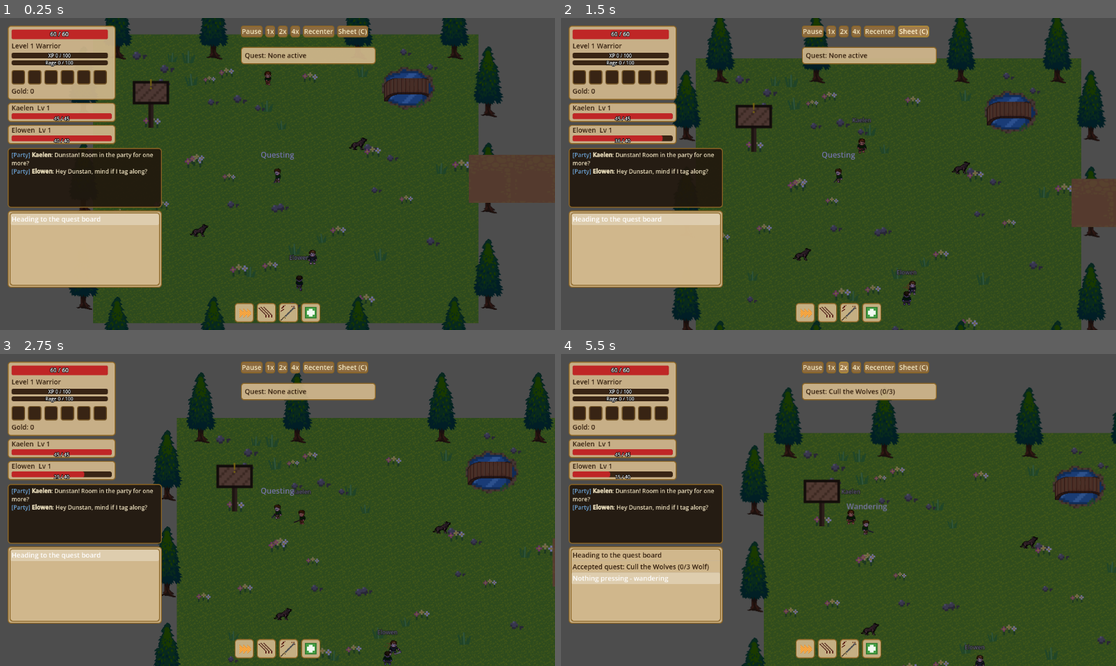
Above: before the commit, frames 1-4 (two rows, left to right).
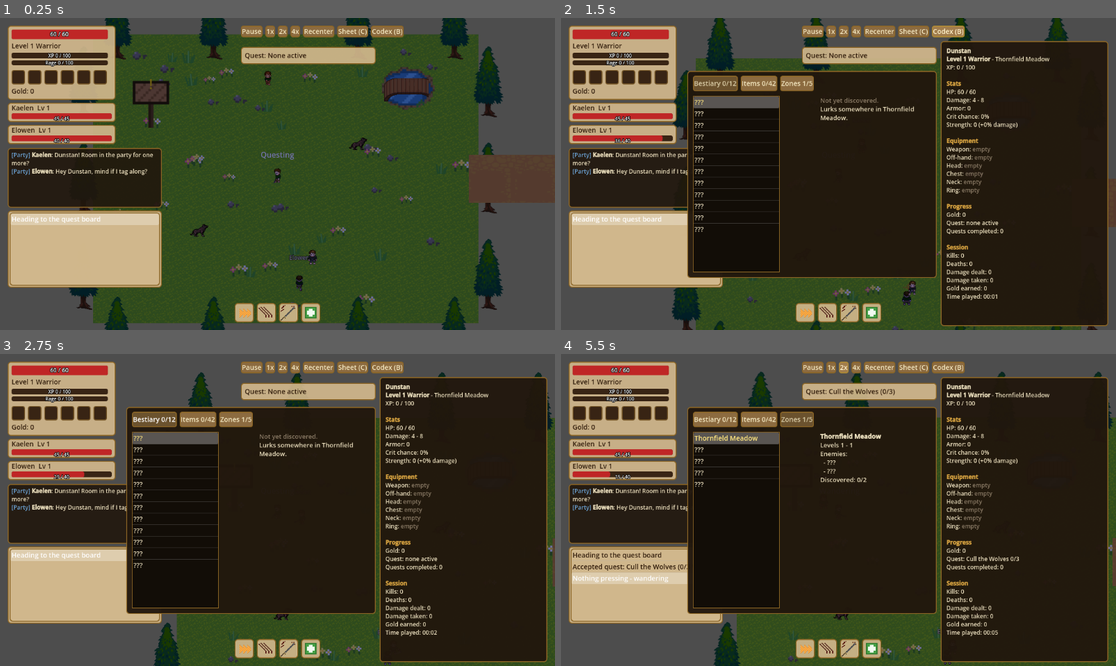
Above: after the commit, the same moments.

Repository: HexaLoid/ai-world-spectator
Game: Godot game, scene res://scenes/Main.tscn
Two runs of this game, one before a commit and one after it. Both use one fixed random seed, a clock stepped at 60 frames per second and the inputs below.
Inputs (mouse positions are in pixels of both pictures, inside the frame that each line leads up to):
- Up to frame 1 (0.25 s): no input
- Up to frame 2 (1.5 s): click "Sheet (C)" at 0.5 s; click "Sheet (C)" (after the commit: "Codex (B)") at 1.25 s
- Up to frame 3 (2.75 s): click (155, 419) at 2 s, where only the run after the commit has a clickable "Bestiary 0/12"
- Up to frame 4 (5.5 s): click (760, 419) at 2.75 s, where only the run after the commit has a clickable "Items 0/42"; click (799, 419) at 3.5 s, where only the run after the commit has a clickable "Zones 1/5"; click "1x" at 4.25 s; click "2x" at 5 s

The runs differ from the first frame. In frame 1, 0.2% of the frame differs, in the area x 66-73%, y 2-7%; in frame 2, 55%; in frame 3, 55%; in frame 4, 58%, in the area x 22-100%, y 2-100%.

Commit message:
Add the codex panel: bestiary, items and zones that fill in as discovered
Co-Authored-By: Claude Sonnet 5 <noreply@anthropic.com>

Diff:
--- a/scenes/ui/SpectatorUI.tscn
+++ b/scenes/ui/SpectatorUI.tscn
@@ -11,6 +11,7 @@
 [ext_resource type="Script" path="res://scripts/ui/chat_director.gd" id="10_chatdirector"]
 [ext_resource type="Script" path="res://scripts/ui/chat_panel.gd" id="11_chatpanel"]
 [ext_resource type="Script" path="res://scripts/ui/party_frames.gd" id="12_partyframes"]
+[ext_resource type="Script" path="res://scripts/ui/codex_panel.gd" id="13_codexpanel"]
 
 [sub_resource type="StyleBoxFlat" id="StyleBoxFlat_xpfill"]
 bg_color = Color(0.82, 0.65, 0.15, 1)
@@ -156,6 +157,9 @@
 
 [node name="SheetButton" type="Button" parent="SpeedControl"]
 text = "Sheet (C)"
+
+[node name="CodexButton" type="Button" parent="SpeedControl"]
+text = "Codex (B)"
 
 [node name="AbilityBar" type="HBoxContainer" parent="."]
 position = Vector2(487, 592)
@@ -251,3 +255,41 @@
 offset_top = 176.0
 offset_right = 240.0
 offset_bottom = 262.0
+
+[node name="CodexPanel" type="Panel" parent="."]
+visible = false
+theme = ExtResource("4_theme")
+script = ExtResource("13_codexpanel")
+offset_left = 262.0
+offset_top = 110.0
+offset_right = 780.0
+offset_bottom = 540.0
+
+[node name="Tabs" type="HBoxContainer" parent="CodexPanel"]
+offset_left = 12.0
+offset_top = 10.0
+offset_right = 508.0
+offset_bottom = 42.0
+
+[node name="List" type="ItemList" parent="CodexPanel"]
+offset_left = 12.0
+offset_top = 52.0
+offset_right = 192.0
+offset_bottom = 418.0
+
+[node name="Portrait" type="TextureRect" parent="CodexPanel"]
+offset_left = 204.0
+offset_top = 52.0
+offset_right = 268.0
+offset_bottom = 116.0
+expand_mode = 1
+stretch_mode = 5
+
+[node name="Detail" type="RichTextLabel" parent="CodexPanel"]
+offset_left = 276.0
+offset_top = 52.0
+offset_right = 508.0
+offset_bottom = 418.0
+theme_override_font_sizes/normal_font_size = 13
+theme_override_font_sizes/bold_font_size = 13
+bbcode_enabled = true
--- /dev/null
+++ b/scripts/ui/codex_panel.gd
@@ -0,0 +1,152 @@
+extends Panel
+
+## Toggleable codex: press B or click the Codex (B) button. Three tabs
+## (Bestiary, Items, Zones); undiscovered entries show as ???. Entry text comes
+## from the pure CodexText/CodexData classes.
+
+const TABS := ["Bestiary", "Items", "Zones"]
+const BODY_COLOR := Color(0.93, 0.88, 0.75, 1.0)
+const PORTRAIT_SIZE := Vector2(64, 64)
+
+@onready var tab_bar: HBoxContainer = $Tabs
+@onready var entry_list: ItemList = $List
+@onready var portrait: TextureRect = $Portrait
+@onready var detail: RichTextLabel = $Detail
+@onready var codex_button: Button = get_node("../SpeedControl/CodexButton")
+
+var tab_buttons: Array[Button] = []
+var current_tab := 0
+var entry_ids: Array = []
+var selected_by_tab := [0, 0, 0]
+
+func _ready() -> void:
+	var style := StyleBoxFlat.new()
+	style.bg_color = Color(0.13, 0.09, 0.05, 0.96)
+	style.set_border_width_all(2)
+	style.border_color = Color(0.55, 0.4, 0.15, 1.0)
+	style.set_corner_radius_all(6)
+	add_theme_stylebox_override("panel", style)
+	detail.add_theme_color_override("default_color", BODY_COLOR)
+	entry_list.add_theme_color_override("font_color", BODY_COLOR)
+	var list_style := StyleBoxFlat.new()
+	list_style.bg_color = Color(0.07, 0.05, 0.03, 1.0)
+	list_style.set_border_width_all(1)
+	list_style.border_color = Color(0.55, 0.4, 0.15, 1.0)
+	entry_list.add_theme_stylebox_override("panel", list_style)
+	entry_list.add_theme_color_override("font_selected_color", Color(1, 0.9, 0.5, 1.0))
+	for i in TABS.size():
+		var button := Button.new()
+		button.toggle_mode = true
+		button.pressed.connect(_on_tab_pressed.bind(i))
+		tab_bar.add_child(button)
+		tab_buttons.append(button)
+	entry_list.item_selected.connect(_on_item_selected)
+	codex_button.pressed.connect(toggle)
+	GameState.codex_changed.connect(_on_codex_changed)
+	visibility_changed.connect(_on_visibility_changed)
+
+func toggle() -> void:
+	visible = not visible
+
+func _unhandled_input(event: InputEvent) -> void:
+	if event is InputEventKey and event.pressed and not event.echo and event.keycode == KEY_B:
+		toggle()
+		get_viewport().set_input_as_handled()
+
+func _on_visibility_changed() -> void:
+	if visible:
+		_refresh()
+
+func _on_tab_pressed(index: int) -> void:
+	current_tab = index
+	_refresh()
+
+func _on_codex_changed(_kind: String, _id: String) -> void:
+	if visible:
+		_refresh()
+
+func _on_item_selected(index: int) -> void:
+	selected_by_tab[current_tab] = index
+	_show_entry(index)
+
+func _refresh() -> void:
+	var codex := GameState.codex
+	var character = GameState.character
+	for i in tab_buttons.size():
+		tab_buttons[i].button_pressed = i == current_tab
+	tab_buttons[0].text = CodexText.tab_title(TABS[0], codex.enemies_met_count(), EnemyTable.ENEMIES.size())
+	tab_buttons[1].text = CodexText.tab_title(TABS[1], codex.items_found_count(), LootTable.ITEMS.size())
+	tab_buttons[2].text = CodexText.tab_title(TABS[2], codex.zones_visited_count(), ZoneTable.ZONES.size())
+	entry_list.clear()
+	match current_tab:
+		0: entry_ids = CodexData.enemy_order()
+		1: entry_ids = CodexData.item_order()
+		_: entry_ids = CodexData.zone_order()
+	for id in entry_ids:
+		entry_list.add_item(CodexText.list_label(_is_discovered(id, character), _entry_name(id)))
+	if entry_ids.is_empty():
+		portrait.texture = null
+		detail.text = ""
+		return
+	var index: int = clampi(selected_by_tab[current_tab], 0, entry_ids.size() - 1)
+	entry_list.select(index)
+	entry_list.ensure_current_is_visible()
+	_show_entry(index)
+
+func _is_discovered(id: String, character) -> bool:
+	var codex := GameState.codex
+	match current_tab:
+		0: return codex.enemy_met(id) or _kills_of(id, character) > 0
+		1: return codex.item_found(id)
+		_: return codex.zone_visited(id)
+
+func _entry_name(id: String) -> String:
+	match current_tab:
+		0: return EnemyTable.name_of(id)
+		1: return LootTable.display_name(id)
+		_: return String(ZoneTable.ZONES[id]["name"])
+
+func _kills_of(enemy_id: String, character) -> int:
+	if character == null or not is_instance_valid(character):
+		return 0
+	return int(character.kills_by_name.get(EnemyTable.name_of(enemy_id), 0))
+
+func _show_entry(index: int) -> void:
+	if index < 0 or index >= entry_ids.size():
+		return
+	var id: String = entry_ids[index]
+	var character = GameState.character
+	var codex := GameState.codex
+	portrait.texture = null
+	portrait.modulate = Color(1, 1, 1, 1)
+	match current_tab:
+		0:
+			var kills := _kills_of(id, character)
+			var met := codex.enemy_met(id) or kills > 0
+			var zone_id: String = EnemyTable.get_def(id).get("zone", "")
+			detail.text = CodexText.enemy_entry(id, met, kills, codex.zone_visited(zone_id))
+			if met:
+				_show_enemy_portrait(id)
+		1:
+			var found := codex.item_found(id)
+			detail.text = CodexText.item_entry(id, found)
+			if found:
+				var icon_path: String = LootTable.ITEMS[id].get("icon", "")
+				if icon_path != "":
+					portrait.texture = load(icon_path)
+		_:
+			var met_here: Array = []
+			for enemy_id in CodexData.zone_enemy_ids(id):
+				if codex.enemy_met(enemy_id) or _kills_of(enemy_id, character) > 0:
+					met_here.append(enemy_id)
+			detail.text = CodexText.zone_entry(id, codex.zone_visited(id), met_here)
+
+## First frame of the enemy's idle animation, tinted like the real enemy.
+func _show_enemy_portrait(enemy_id: String) -> void:
+	var def: Dictionary = EnemyTable.get_def(enemy_id)
+	var frames: SpriteFrames = load(EnemyTable.SPRITE_FRAMES[def["sprite"]])
+	for animation in ["idle_down", "idle_right"]:
+		if frames.has_animation(animation) and frames.get_frame_count(animation) > 0:
+			portrait.texture = frames.get_frame_texture(animation, 0)
+			portrait.modulate = def["tint"]
+			return
Not shown: 1 places in scenes/ui/SpectatorUI.tscn that only renumber resources
Not shown, added: scripts/ui/codex_panel.gd.uid
